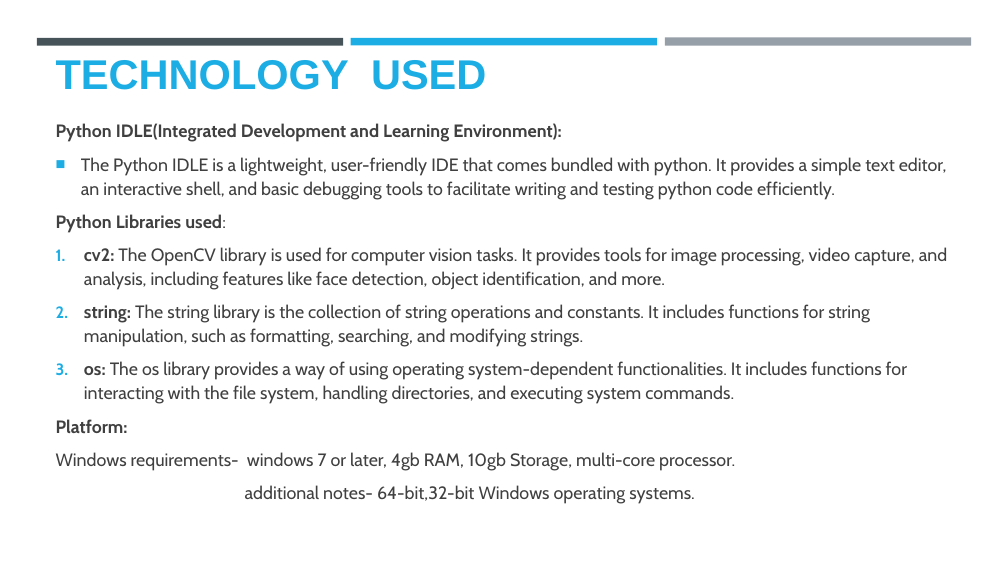
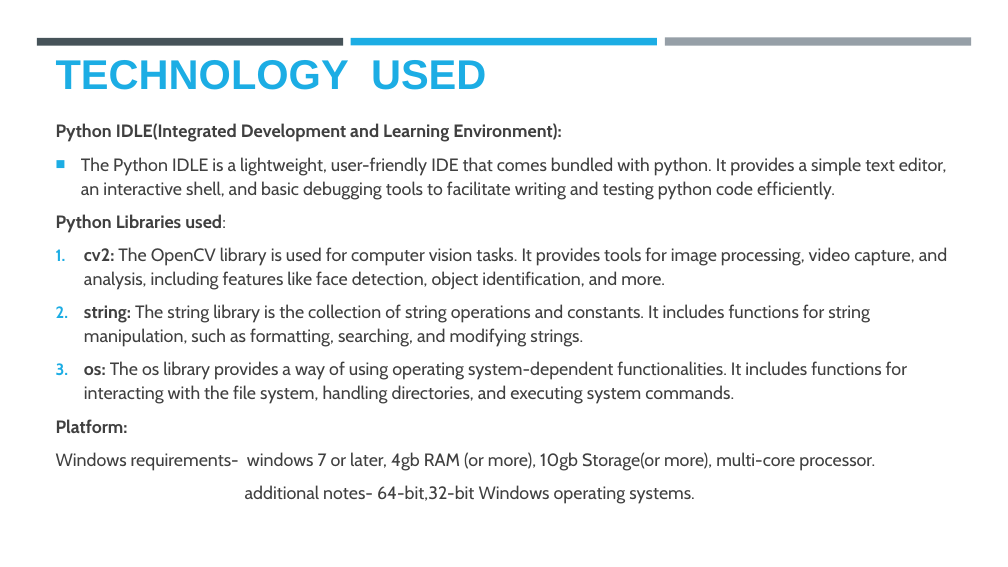
Before and after one commit to AreImanth/Steganography-Project, a slide deck: slide 4 of Steganography_ppt.pptx. Drawn at 1008x567 pixels with LibreOffice and Linux fonts; fonts in the diff are those of the drawing; background and template pictures are left out. Boxes give left, top, right and bottom in pixels: in the first picture for what was removed or moved away, otherwise in the second. Text is boxed around its words. In the diff, an @@ line names an element or a change of style, - is before the commit and + after.

```diff
--- a/Steganography_ppt.pptx
+++ b/Steganography_ppt.pptx
@@ text at (56,452,875,471): text changed @@
-Windows requirements- windows 7 or later, 4gb RAM, 10gb Storage, multi-core processor.
+Windows requirements- windows 7 or later, 4gb RAM (or more), 10gb Storage(or more), multi-core processor.
```
Also in this commit, not shown: 3 other slides changed.
